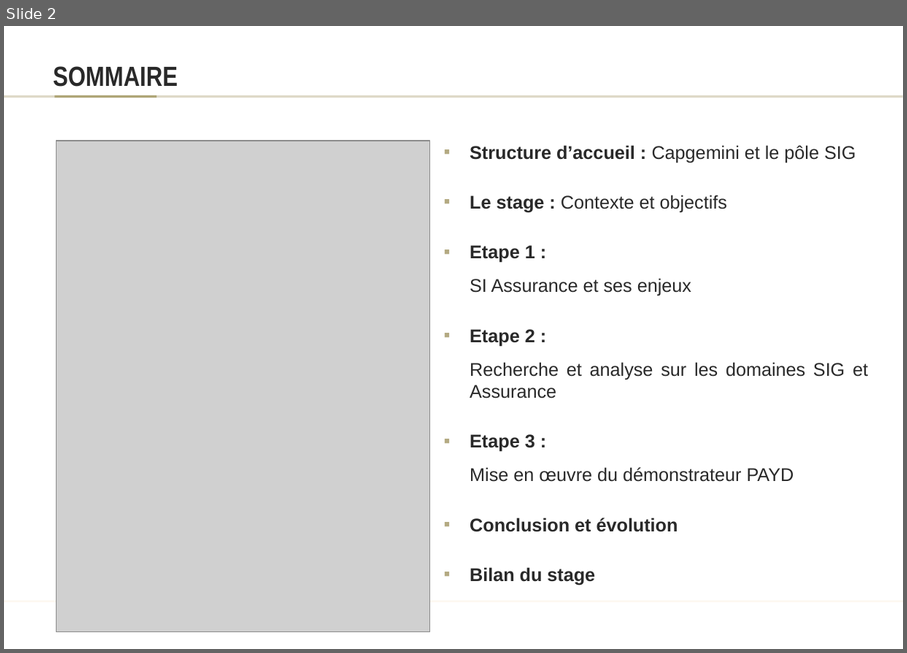
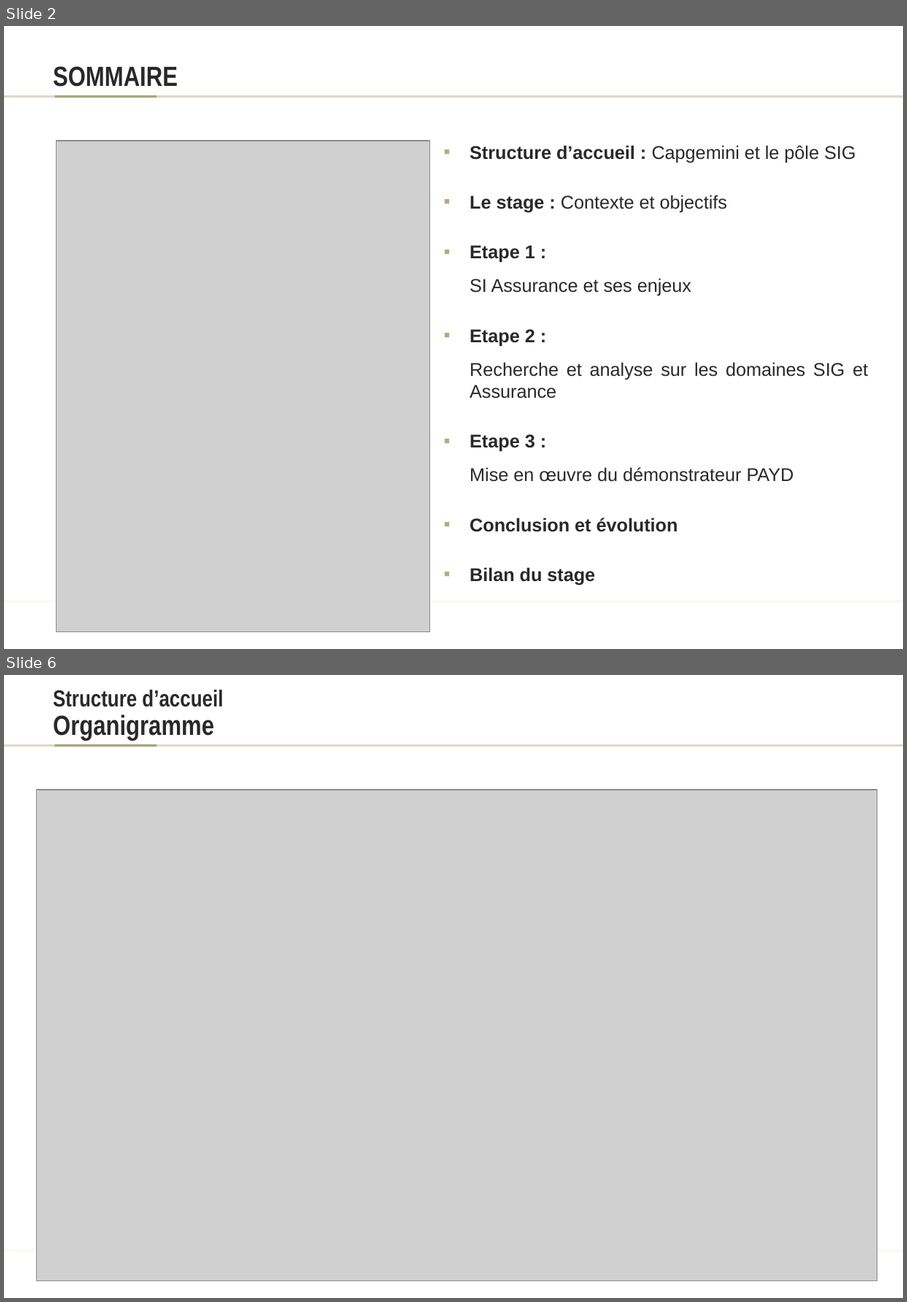
Before and after one commit to MontasserBH/Scons_Doc, a slide deck: 2007Cottencin.ppt. Shown one above the other, each under a label of ours: slide 2 before the commit, slides 2 and 6 after it; the slides between them are not shown. The pictures are 907x653 and 907x1302 pixels, drawn with LibreOffice and Linux fonts; fonts in the diff are those of the drawing; grey boxes stand for pictures. Boxes give left, top, right and bottom in pixels: in the first picture for what was removed or moved away, otherwise in the second. Text is boxed around its words. In the diff, an @@ line names an element or a change of style, - is before the commit and + after.

```diff
--- a/2007Cottencin.ppt
+++ b/2007Cottencin.ppt
@@ slide 6 added at [4, 675, 903, 1298], background #FFFFFF; not listed: 3 template elements that a slide beside it also shows @@
@@ title added at [53, 690, 223, 741], 20 pt, text #292929, bold @@
+Structure d’accueil
+Organigramme
@@ picture added at [36, 790, 878, 1280] @@
```
Also in this commit, not shown: 2 slides changed, 1 other slide added, 2 slides removed, 4 other files.
